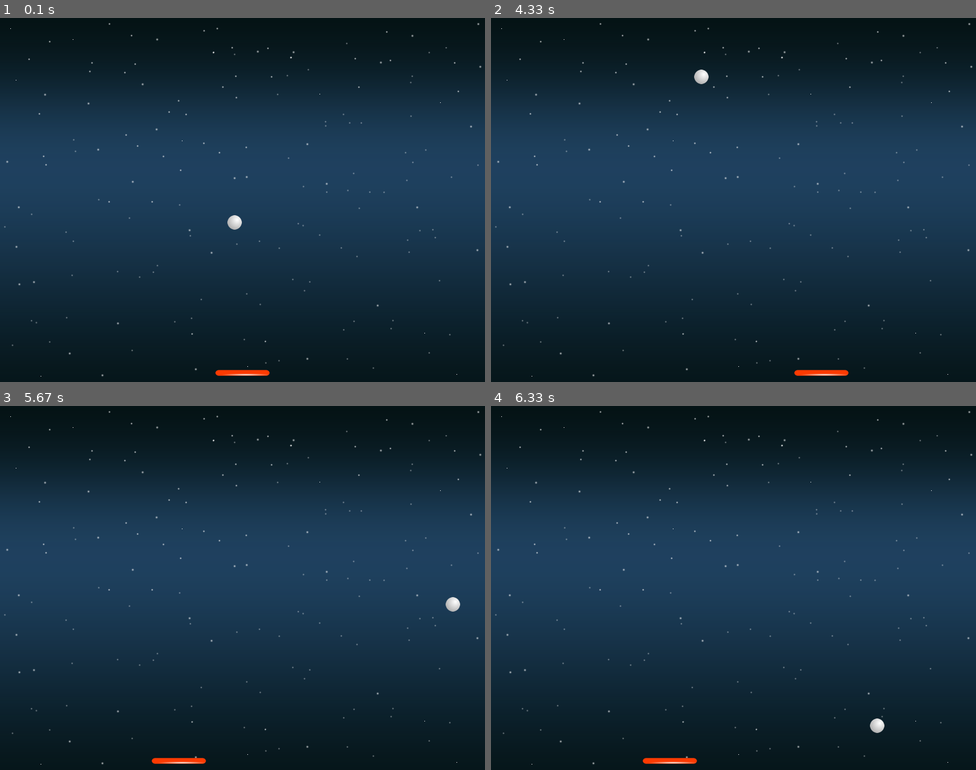
Above: before the commit, frames 1-4 (two rows, left to right).
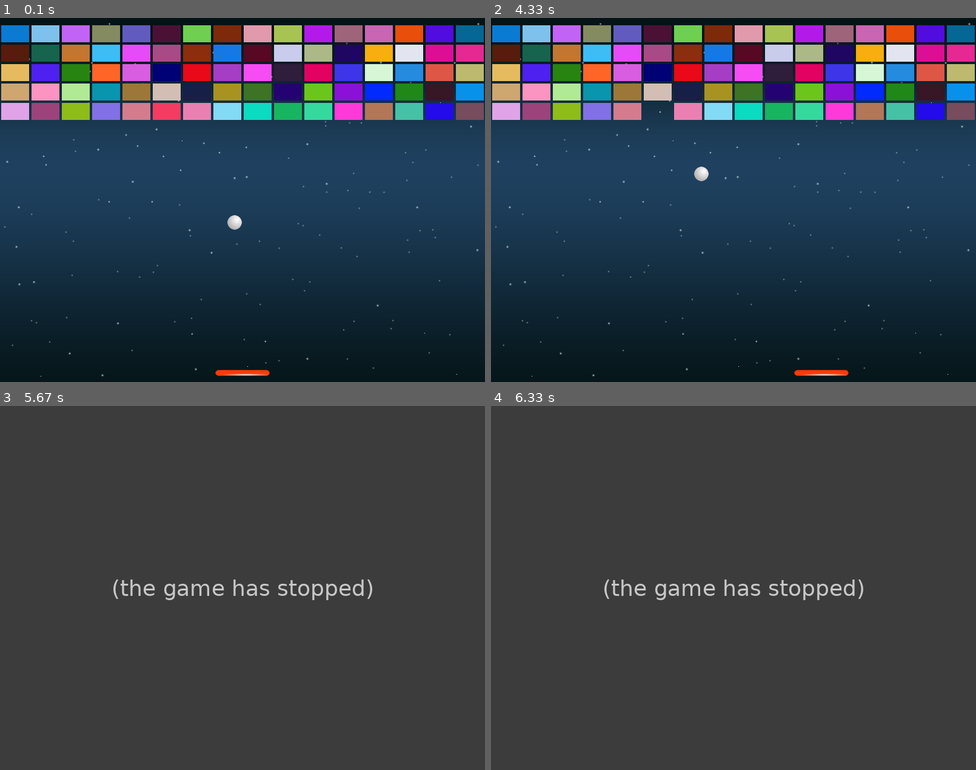
Above: after the commit, the same moments.

Repository: jvncode/Pygame_Arkanoid
Game: pygame game, started from main.py
The game is run twice, just before and just after one commit, with the same random seed, the same clock (stepped at 60 frames per second) and the same inputs.
Inputs:
- Up to frame 1 (0.1 s): no input
- Up to frame 2 (4.33 s): hold Right 0.33-0.8 s; hold Right 0.83-1.3 s; hold Left 1.33-1.87 s; hold Left 1.9-2.3 s; hold Left 3-3.47 s; hold Right 3.5-3.97 s; hold Right from 4 s (still down)
- Up to frame 3 (5.67 s): release Right at 4.47 s; hold Left 4.5-5.03 s
- Up to frame 4 (6.33 s): no input

The runs differ from the first frame. In frame 1, 21% of the frame differs, in the area x 0-100%, y 2-28%; in frame 2, 21%; in frame 3, 100%, in the area x 0-100%, y 0-100%; in frame 4, 100%.
After the commit the program exited at 5.45 s; later frames show no game.

Commit message:
Tiles, puntos y colisiones

Diff:
--- a/entities.py
+++ b/entities.py
@@ -1,9 +1,6 @@
 import pygame as pg
 from pygame.locals import *
-from random import choice
-
-
-
+from random import choice, randint
 
 FPS = 60
 
@@ -80,7 +77,28 @@
         if self.rect.x >= 800 - self.w:
             self.dx = self.dx * -1
 
-    def test_collision(self, group):
-        candidates = pg.sprite.spritecollide(self, group, False)
-        if len(candidates)> 0:
+    def test_collisions(self, group, borra = False):
+        candidates = pg.sprite.spritecollide(self, group, borra)
+        nC = len(candidates)
+        if nC > 0:
             self.dy *= -1
+        return nC
+
+
+
+
+class Tile(pg.sprite.Sprite):
+    w = 50
+    h = 32
+
+    def __init__(self, x=0, y=0):
+        self.x = x
+        self.y = y
+        pg.sprite.Sprite.__init__(self)
+
+        self.image = pg.Surface((self.w, self.h), SRCALPHA, 32)
+        pg.draw.rect(self.image, (randint(0,255), randint(0,255), randint(0,255)),(2,2, self.w-4, self.h-4))
+
+        self.rect = self.image.get_rect()
+        self.rect.x =  x
+        self.rect.y = y
--- a/main.py
+++ b/main.py
@@ -9,6 +9,7 @@
 
 class Game:
     clock = pg.time.Clock()
+    score = 0
 
 
     def __init__(self):
@@ -19,12 +20,21 @@
         self.player = Racket()
         self.ball = Ball()
 
+        self.tileGroup = pg.sprite.Group()
+
+        for j in range(5):
+            for i in range(16):
+                t = Tile(i*50, 10+j*32)
+                self.tileGroup.add(t)
+
         self.playerGroup = pg.sprite.Group()
 
         self.allSprites = pg.sprite.Group()
         self.playerGroup.add(self.player)
         self.allSprites.add(self.player)
         self.allSprites.add(self.ball)
+        self.allSprites.add(self.tileGroup)
+        self.score = 0
 
     def gameOver(self):
         pg.quit()
@@ -54,11 +64,13 @@
         while True:
             dt = self.clock.tick(FPS)
 
-
-
             self.handleEvents()
 
-            self.ball.test_collision(self.playerGroup)
+            self.ball.test_collisions(self.playerGroup)
+            self.score += self.ball.test_collisions(self.tileGroup, True)
+
+            print(self.score)
+
             if self.ball.speed == 0:
                 self.player.lives -= 1
                 self.ball.start()
